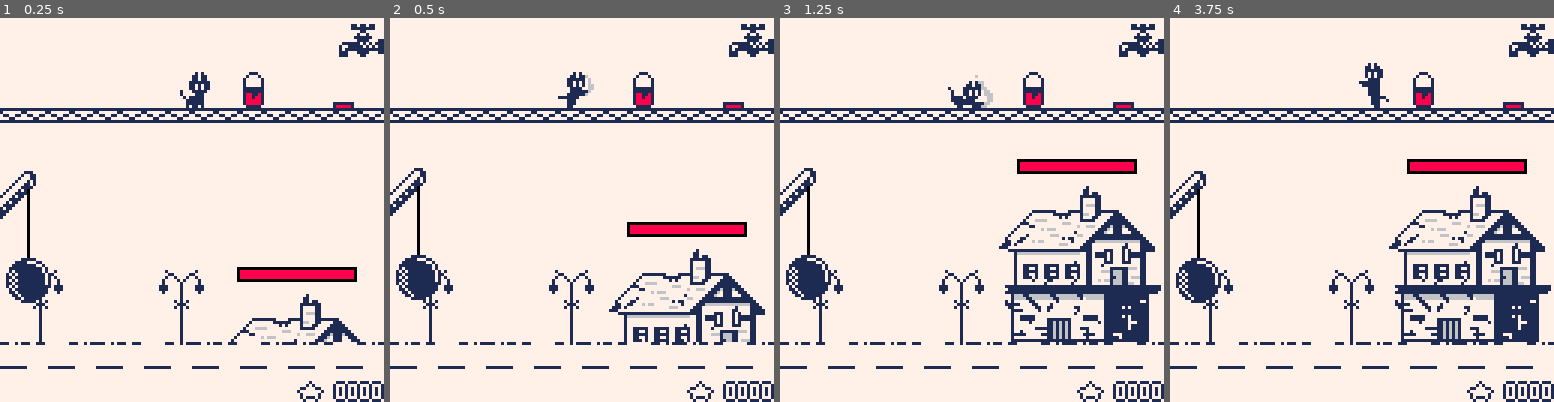
Above: before the commit, frames 1-4 (left to right).
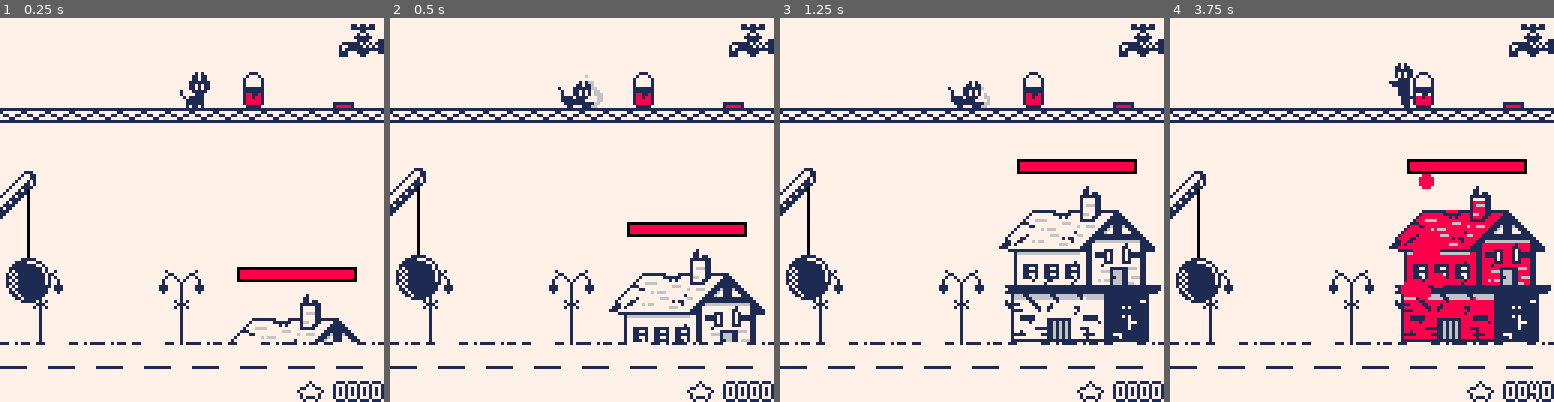
Above: after the commit, the same moments.

Repository: Arche-san/retrocat
Game: PICO-8 cartridge retrocat.p8
Two runs of this game, one before a commit and one after it. Both use one fixed random seed, a clock stepped at 60 frames per second and the inputs below.
Inputs:
- Up to frame 1 (0.25 s): no input
- Up to frame 2 (0.5 s): tap X (X key) at 0.33 s
- Up to frame 3 (1.25 s): tap O (Z key) at 0.7 s; tap X (X key) at 1.07 s
- Up to frame 4 (3.75 s): hold Right 1.6-2.1 s; tap O (Z key) every 0.4 s from 1.7 to 3.7 s; tap X (X key) at 1.85, 2.97 s; hold Right 2.47-3.03 s; hold Left 3.08-3.58 s

Frame 1 is identical in both runs. In frame 2, 0.5% of the frame differs, in the area x 43-56%, y 14-24%; in frame 3, less than 0.1%; in frame 4, 6.4%, in the area x 49-96%, y 11-100%.

Commit message:
improve cat reactivity

Diff:
--- a/retrocat.p8
+++ b/retrocat.p8
@@ -13,13 +13,13 @@
 rock_damage = 10
 
 cat_move_speed = 0.65
-cat_charge_full_duration = 30
+cat_charge_full_duration = 15
 cat_push_range = 10
-cat_hpush_freeze = 24
-cat_vpush_freeze = 24
-
-bucket_push_force_min = 1
-bucket_push_force_max = 3
+cat_hpush_freeze = 12
+cat_vpush_freeze = 12
+
+bucket_push_force_min = 1.5
+bucket_push_force_max = 2.5
 bucket_push_time = 15
 bucket_shake_time = 15
 bucket_shake_nbbullets_min = 1
@@ -192,7 +192,7 @@
    if c.charge_type == 1 and not btn(5) then
     cat_setanim(c, "push_release")
     c.push_type = 1
-    c.push_countdown = 16
+    c.push_countdown = 8
     c.freeze = cat_hpush_freeze
     c.charging = false
    end
@@ -200,7 +200,7 @@
    if c.charge_type == 2 and not btn(4) then
     cat_setanim(c, "push_release")
     c.push_type = 2
-    c.push_countdown = 16
+    c.push_countdown = 8
     c.freeze = cat_vpush_freeze
     c.charging = false
    end
@@ -247,8 +247,10 @@
  local anim = c.anims[c.anim_name]
  local anim_frame = c.anim_frame
  local anim_index = c.anim_index
+ local anim_speed = 8
+ if(c.anim_name == "push_release") anim_speed = 4
  anim_frame += 1
- if anim_frame >= 8 then
+ if anim_frame >= anim_speed then
   anim_frame = 0
   anim_index += 1
   if anim_index > #anim then
